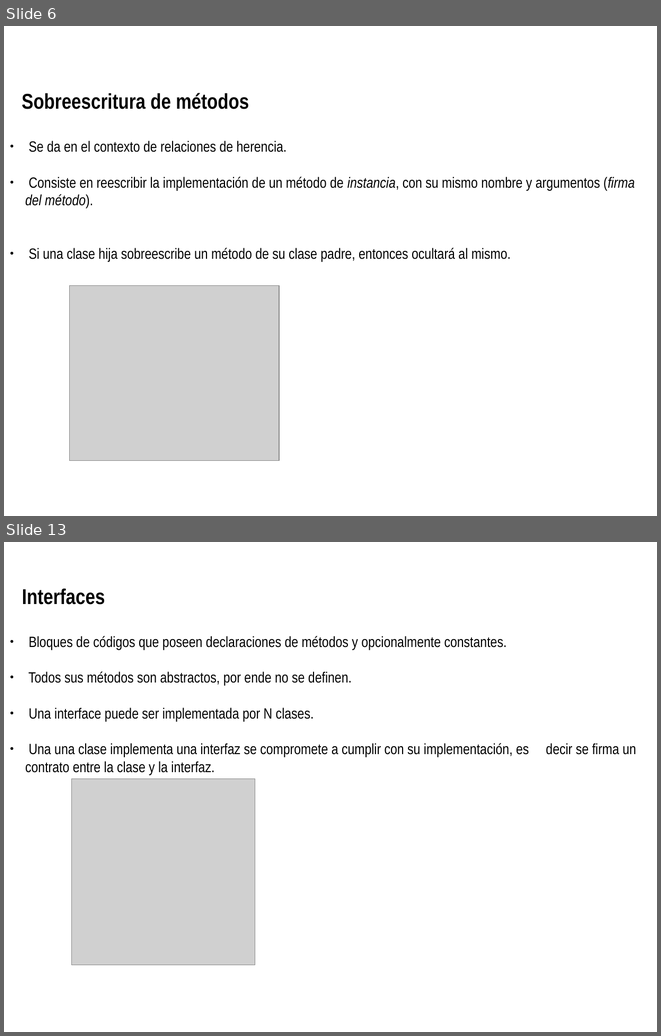
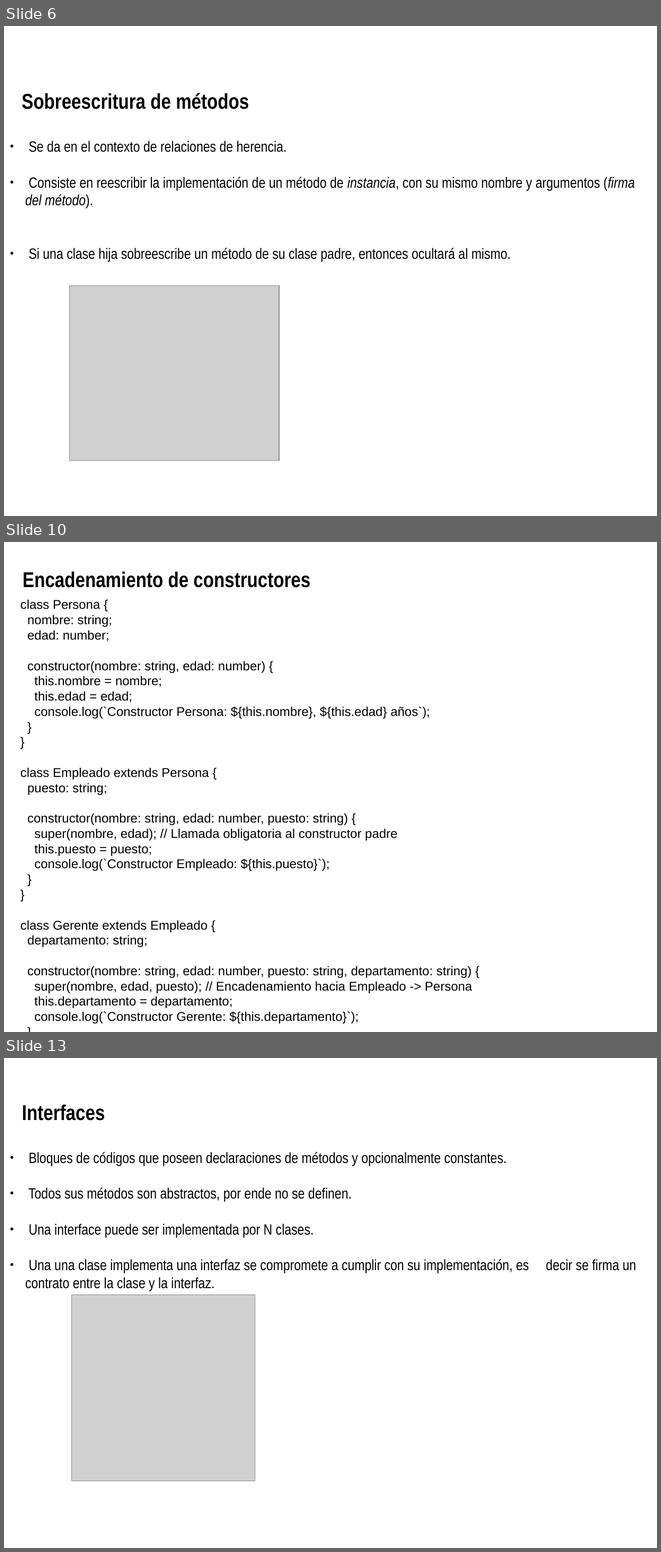
Before and after one commit to Agustin-Nicolas-Torres/paradigmaUAP2025, a slide deck: objetos/poo_2.odp. Shown one above the other, each under a label of ours: slides 6 and 13 before the commit, slides 6, 10 and 13 after it; the slides between them are not shown. The pictures are 661x1036 and 661x1552 pixels, drawn with LibreOffice and Linux fonts; fonts in the diff are those of the drawing; grey boxes stand for pictures; background and template pictures are left out. Boxes give left, top, right and bottom in pixels: in the first picture for what was removed or moved away, otherwise in the second. Text is boxed around its words. In the diff, an @@ line names an element or a change of style, - is before the commit and + after.

```diff
--- a/objetos/poo_2.odp
+++ b/objetos/poo_2.odp
@@ slide 10 added at box(4, 542, 657, 1032), background picture (left out) @@
@@ text added at box(23, 571, 310, 588), 23.6 pt, text #000000, bold @@
+Encadenamiento de constructores
@@ text added at box(20, 599, 472, 1023), 14 pt, text #000000 @@
+class Persona {
+nombre: string;
+edad: number;
+constructor(nombre: string, edad: number) {
+this.nombre = nombre;
+this.edad = edad;
+console.log(`Constructor Persona: ${this.nombre}, ${this.edad} años`);
+}
+}
+class Empleado extends Persona {
+puesto: string;
+constructor(nombre: string, edad: number, puesto: string) {
+super(nombre, edad); // Llamada obligatoria al constructor padre
+this.puesto = puesto;
+console.log(`Constructor Empleado: ${this.puesto}`);
+}
+}
+class Gerente extends Empleado {
+departamento: string;
+constructor(nombre: string, edad: number, puesto: string, departamento: string) {
+super(nombre, edad, puesto); // Encadenamiento hacia Empleado -> Persona
+this.departamento = departamento;
+console.log(`Constructor Gerente: ${this.departamento}`);
+}
+}
```
Also in this commit, not shown: 3 slides changed, 1 other slide added, 4 slides removed, 4 other files.
